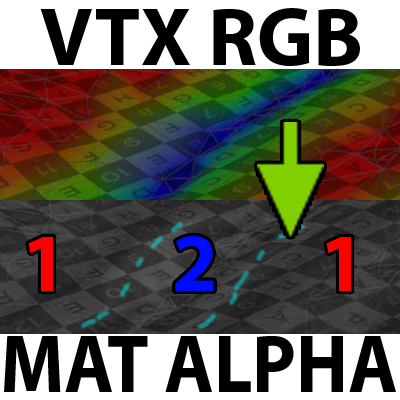
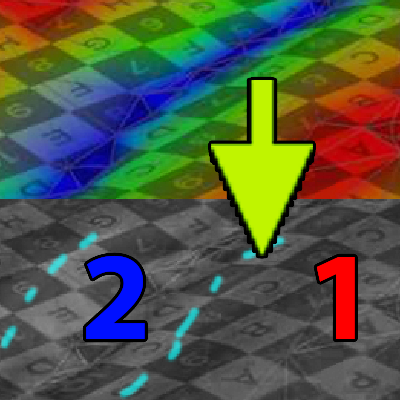
The second 400x400 image is a revision of the first. Changes to its layers:
painted on "Layer 9" over box(211, 80, 324, 256)
painted on "Layer 6" over box(0, 0, 400, 200)
painted on "Layer 8" over box(0, 219, 308, 400)
painted on "2" over box(86, 236, 214, 339)
painted on "1" (1st of 2, in "TEXT") over box(316, 237, 355, 339)
painted on "1" (2nd of 2, in "TEXT") over box(28, 237, 53, 291)
painted on "Layer 6 copy" over box(0, 176, 400, 400)
painted on "VTX RGB" over box(40, 8, 360, 66)
painted on "MAT ALPHA" over box(4, 336, 396, 392)
